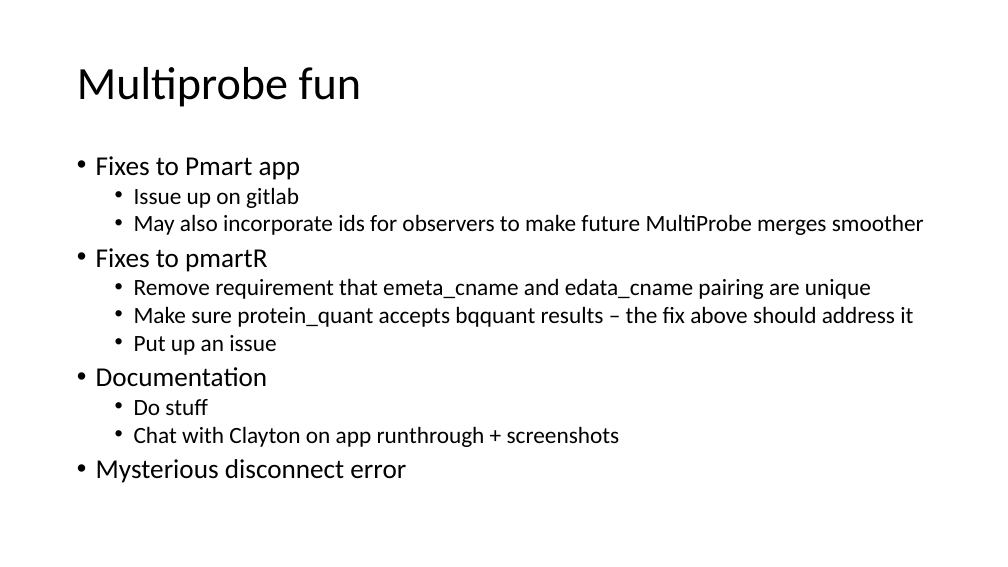
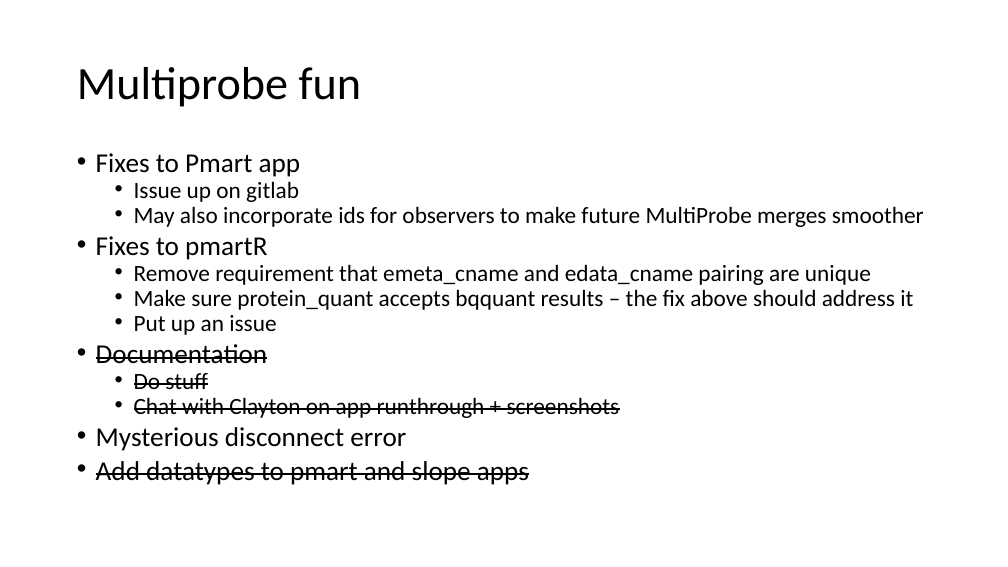
Before and after one commit to pmartR/OmicsMLMentor_ShinyApp, a slide deck: slide 8 of SLOPE_progress_temp.pptx. Drawn at 1008x567 pixels with LibreOffice and Linux fonts; fonts in the diff are those of the drawing. Boxes give left, top, right and bottom in pixels: in the first picture for what was removed or moved away, otherwise in the second. Text is boxed around its words. In the diff, an @@ line names an element or a change of style, - is before the commit and + after.

```diff
--- a/SLOPE_progress_temp.pptx
+++ b/SLOPE_progress_temp.pptx
@@ text at bbox=[96, 153, 924, 451]: strikethrough on in "Documentation", "Do stuff", "Chat with Clayton on app runthrough + ..."; line spacing 0.8 to 0.7 @@
@@ text at bbox=[96, 461, 529, 485]: paragraph added @@
+• Add datatypes to pmart and slope apps
```
Also in this commit, not shown: 2 other slides changed, 33 other files.
